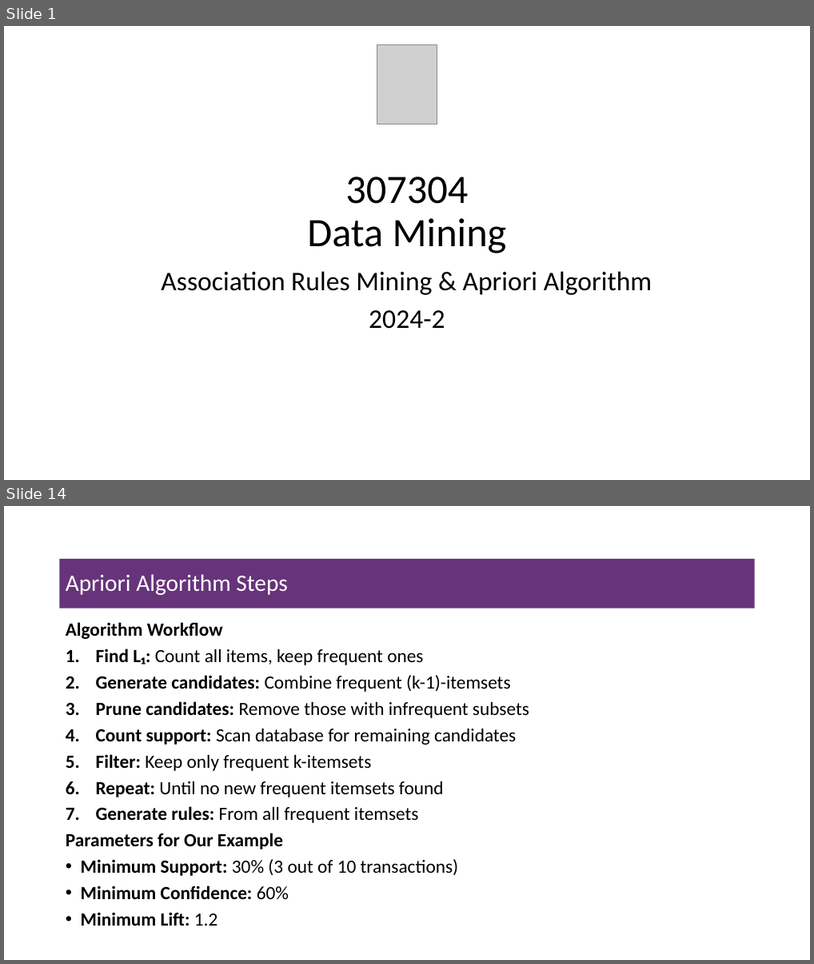
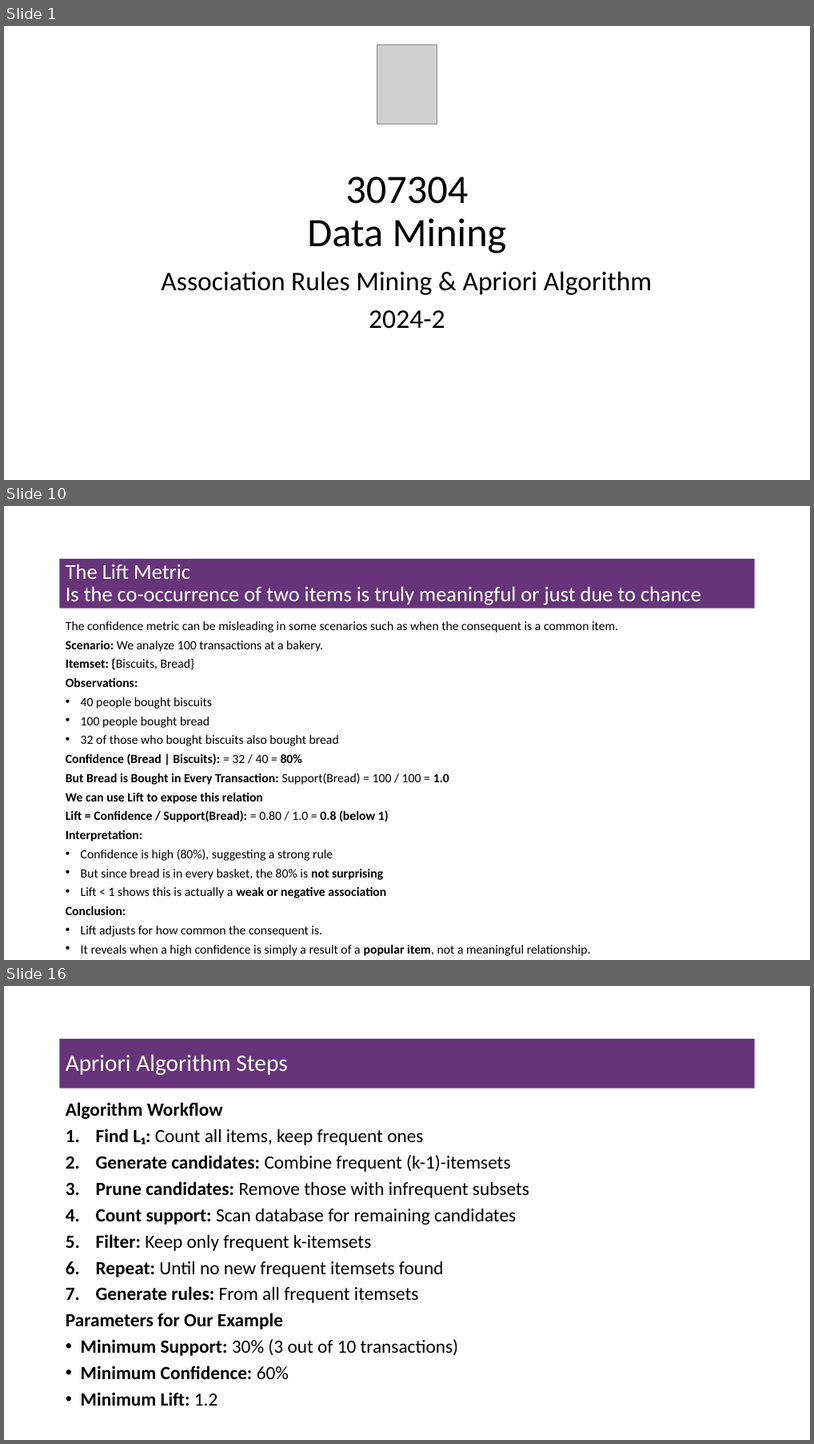
Before and after one commit to msfasha/307304-Data-Mining, a slide deck: 20242/Part 4-Associatin Rules Mining/beta/4-1-association_rules_mining.pptx. Shown one above the other, each under a label of ours: slides 1 and 14 before the commit, slides 1, 10 and 16 after it; the slides between them are not shown. The pictures are 814x964 and 814x1444 pixels, drawn with LibreOffice and Linux fonts; fonts in the diff are those of the drawing; grey boxes stand for pictures; background and template pictures are left out. Boxes give left, top, right and bottom in pixels: in the first picture for what was removed or moved away, otherwise in the second. Text is boxed around its words. In the diff, an @@ line names an element or a change of style, - is before the commit and + after.

Commit message:
Update the association rules pptx

```diff
--- a/20242/Part 4-Associatin Rules Mining/beta/4-1-association_rules_mining.pptx
+++ b/20242/Part 4-Associatin Rules Mining/beta/4-1-association_rules_mining.pptx
@@ slide 10 added at bbox=[4, 506, 810, 960], background #FFFFFF @@
@@ title added at bbox=[60, 559, 755, 608], fill #67337A, 25.2 pt, text #FFFFFF @@
+The Lift Metric
+Is the co-occurrence of two items is truly meaningful or just due to chance
@@ text added at bbox=[66, 621, 618, 956], 15 pt, text #000000 @@
+The confidence metric can be misleading in some scenarios such as when the consequent is a common item.
+Scenario: We analyze 100 transactions at a bakery.
+Itemset: {Biscuits, Bread}
+Observations:
+• 40 people bought biscuits
+• 100 people bought bread
+• 32 of those who bought biscuits also bought bread
+Confidence (Bread | Biscuits): = 32 / 40 = 80%
+But Bread is Bought in Every Transaction: Support(Bread) = 100 / 100 = 1.0
+We can use Lift to expose this relation
+Lift = Confidence / Support(Bread): = 0.80 / 1.0 = 0.8 (below 1)
+Interpretation:
+• Confidence is high (80%), suggesting a strong rule
+• But since bread is in every basket, the 80% is not surprising
+• Lift < 1 shows this is actually a weak or negative association
+Conclusion:
+• Lift adjusts for how common the consequent is.
+• It reveals when a high confidence is simply a result of a popular item, not a meaningful relationship.
@@ what was slide 14 is now slide 16 @@
```
Also in this commit, not shown: 8 slides changed, 8 other slides added, 7 slides removed.
